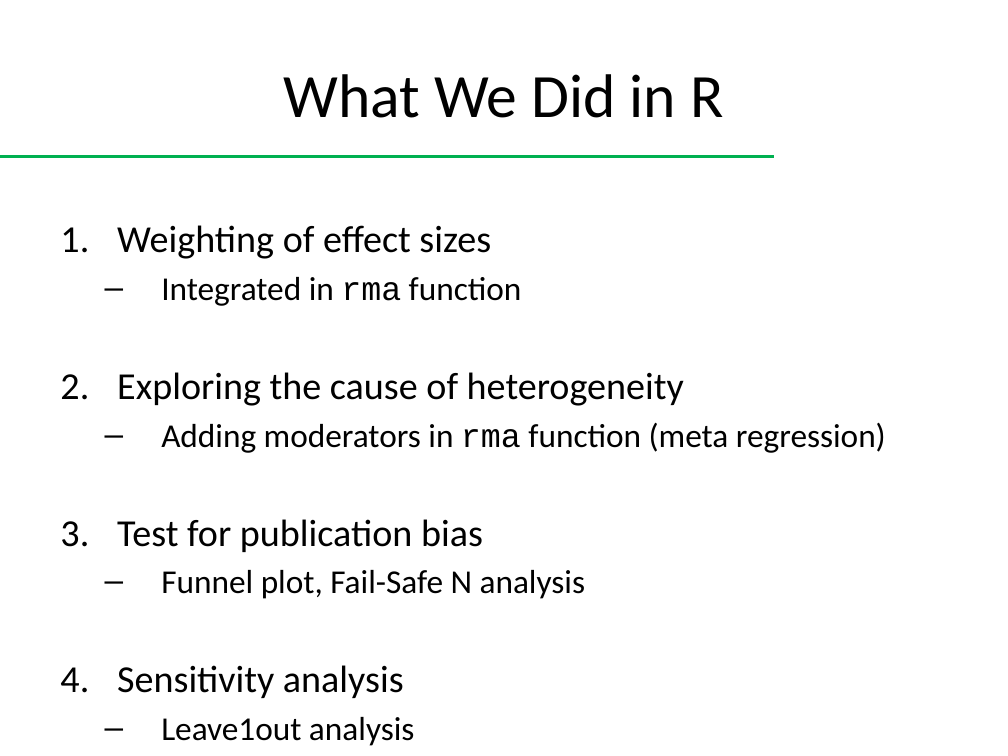
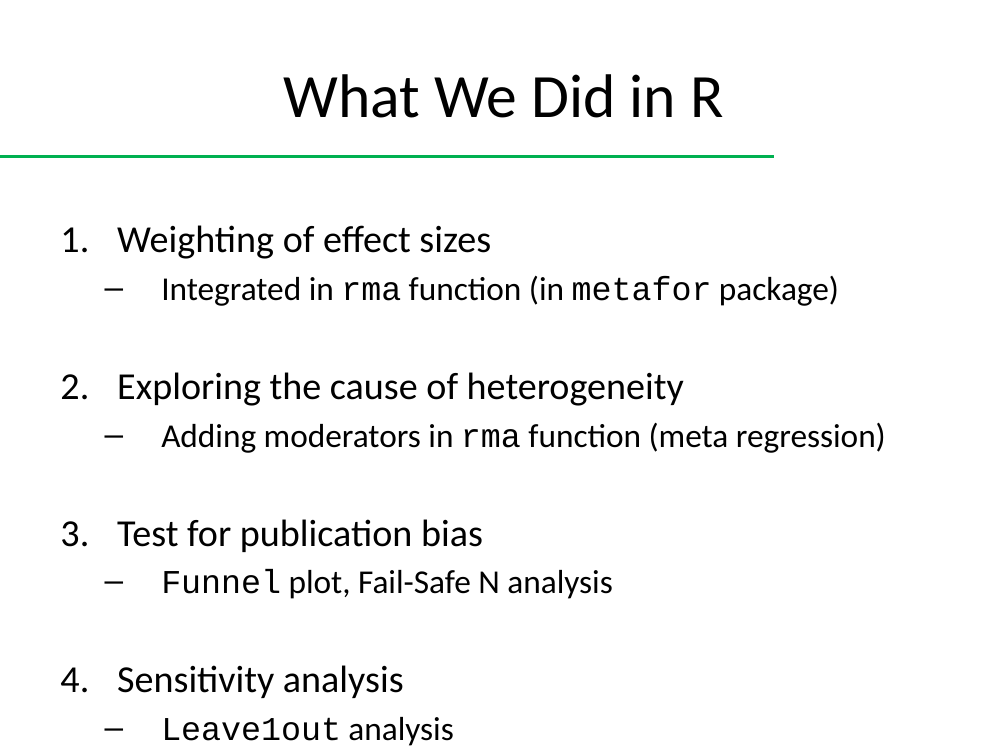
Before and after one commit to carow/Meta-Analysis, a slide deck: slide 3 of Presentation/Presentation nov 18.pptx. Drawn at 1008x756 pixels with LibreOffice and Linux fonts; fonts in the diff are those of the drawing. Boxes give left, top, right and bottom in pixels: in the first picture for what was removed or moved away, otherwise in the second. Text is boxed around its words. In the diff, an @@ line names an element or a change of style, - is before the commit and + after.

```diff
--- a/Presentation/Presentation nov 18.pptx
+++ b/Presentation/Presentation nov 18.pptx
@@ text at <box>161,276,839,306</box>: text changed @@
-  – Integrated in rma function
+  – Integrated in rma function (in metafor package)
@@ text at <box>161,569,613,746</box>: font Calibri to Courier New in "Funnel", "Leave1out" @@
```
Also in this commit, not shown: 2 other slides changed, 1 other file.
